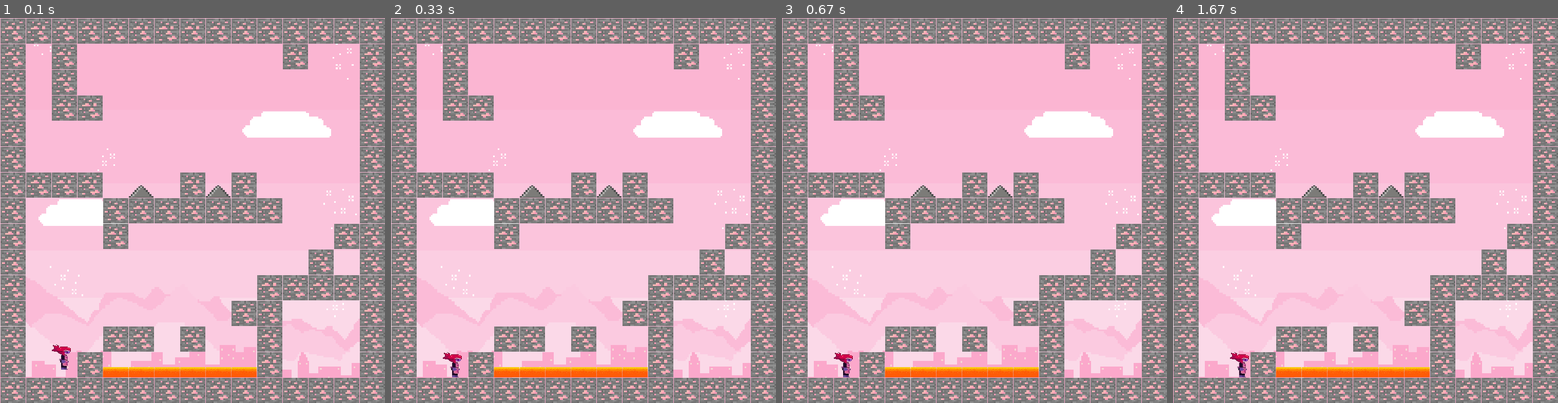
Above: before the commit, frames 1-4 (left to right).
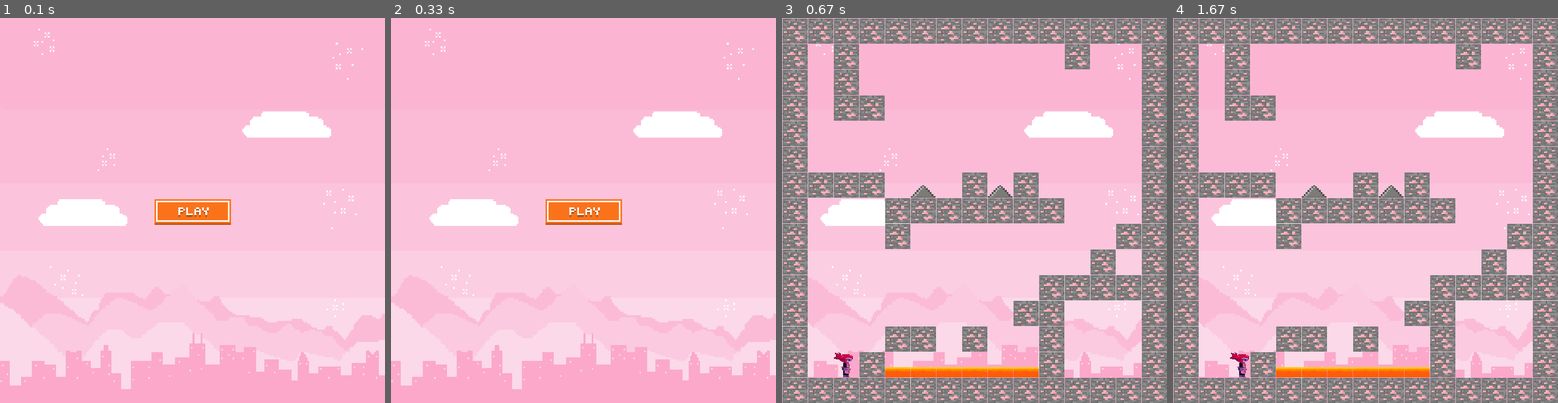
Above: after the commit, the same moments.

Repository: Julijadvbjb/Pygame-sp-le
Game: pygame game, started from main.py
Two runs of this game, one before a commit and one after it. Both use one fixed random seed, a clock stepped at 60 frames per second and the inputs below.
Inputs (mouse positions are in pixels of both pictures, inside the frame that each line leads up to):
- Up to frame 1 (0.1 s): no input
- Up to frame 2 (0.33 s): no input
- Up to frame 3 (0.67 s): press the mouse at (974, 210) at 0.37 s; move the mouse to (928, 210) at 0.47 s; release the mouse at (882, 214) at 0.6 s
- Up to frame 4 (1.67 s): hold Right 0.67-1.13 s; move the mouse to (1404, 295) at 0.7 s

The runs differ from the first frame. In frame 1, 38% of the frame differs, in the area x 0-100%, y 0-100%; in frame 2, 38%; in frame 3, nothing differs; in frame 4, nothing differs.

Commit message:
game_over, play

Diff:
--- a/main.py
+++ b/main.py
@@ -15,36 +15,29 @@
 #define game variables
 tile_size = 50
 game_over = 0
+main_menu = True
+
 
 
 #load images
 bg_img = pygame.image.load('images/pink1.webp')
 bg_img = pygame.transform.scale(bg_img, (screen_width, screen_height))
+reset_img = pygame.image.load('images/reset.png')
+reset_img = pygame.transform.scale(reset_img, (screen_width//5, screen_height//14))
+start_img = pygame.image.load('images/start.png')
+start_img = pygame.transform.scale(start_img, (screen_width//5, screen_height//14))
+
+game_over_img = pygame.image.load('images/game_over.png')
+game_over_img = pygame.transform.scale(game_over_img, (screen_width//3 , screen_height//3))
+game_over_rect = game_over_img.get_rect(center=(screen_width // 2, screen_height // 2))
+
+
 
 
 class Player():
 	def __init__(self, x, y):
-		self.images_right = []
-		self.images_left = []
-		self.index = 0
-		self.counter = 0
-		for num in range(1, 5):
-			img_right = pygame.image.load(f'images/girl{num}.png')
-			img_right = pygame.transform.scale(img_right, (40, 50))
-			img_left = pygame.transform.flip(img_right, True, False)
-			self.images_right.append(img_right)
-			self.images_left.append(img_left)
-		self.dead_image = pygame.image.load('images/dead.png')
-		self.image = self.images_right[self.index]
-		self.rect = self.image.get_rect()
-		self.rect.x = x
-		self.rect.y = y
-		self.width = self.image.get_width()
-		self.height = self.image.get_height()
-		self.vel_y = 0
-		self.jumped = False
-		self.direction = 0
-		self.high = True
+		self.reset(x, y)
+
 
 	def update(self, game_over):
 		dx = 0
@@ -130,25 +123,73 @@
 
 		#draw player onto screen
 		screen.blit(self.image, self.rect)
-
 		return game_over
 
-
+	def reset(self, x, y):
+		self.images_right = []
+		self.images_left = []
+		self.index = 0
+		self.counter = 0
+		for num in range(1, 5):
+			img_right = pygame.image.load(f'images/girl{num}.png')
+			img_right = pygame.transform.scale(img_right, (40, 50))
+			img_left = pygame.transform.flip(img_right, True, False)
+			self.images_right.append(img_right)
+			self.images_left.append(img_left)
+		self.dead_image = pygame.image.load('images/dead.png')
+		self.image = self.images_right[self.index]
+		self.rect = self.image.get_rect()
+		self.rect.x = x
+		self.rect.y = y
+		self.width = self.image.get_width()
+		self.height = self.image.get_height()
+		self.vel_y = 0
+		self.jumped = False
+		self.direction = 0
+		self.high = True
+
+
+class Button():
+	def __init__(self, x, y, image):
+		self.image = image
+		self.rect = self.image.get_rect()
+		self.rect.x = x
+		self.rect.y = y
+		self.clicked = False
+	def draw(self):
+		action = False
+
+		#get mouse position
+		pos = pygame.mouse.get_pos()
+
+		#check mouseover and clicked conditions
+		if self.rect.collidepoint(pos):
+			if pygame.mouse.get_pressed()[0] == 1 and self.clicked == False:
+				action = True
+				self.clicked = True
+
+		if pygame.mouse.get_pressed()[0] == 0:
+			self.clicked = False
+
+
+		#draw button
+		screen.blit(self.image, self.rect)
+
+		return action
 
 class World():
 	def __init__(self, data):
 		self.tile_list = []
 
 		#load images
-		dirt_img = pygame.image.load('images/block.png')
-		grass_img = pygame.image.load('images/block.png')
+		block_img = pygame.image.load('images/block.png')
 
 		row_count = 0
 		for row in data:
 			col_count = 0
 			for tile in row:
 				if tile == 1:
-					img = pygame.transform.scale(dirt_img, (tile_size, tile_size))
+					img = pygame.transform.scale(block_img, (tile_size, tile_size))
 					img_rect = img.get_rect()
 					img_rect.x = col_count * tile_size
 					img_rect.y = row_count * tile_size
@@ -211,26 +252,37 @@
 lava_group = pygame.sprite.Group()
 spike_group = pygame.sprite.Group()
 world = World(world_data)
+# buttons
+reset_btn = Button(screen_width//5+150, screen_height//5+400, reset_img)
+start_btn = Button(screen_width // 5+150, screen_height //5 +200, start_img)
 
 run = True
 while run:
-
-	clock.tick(fps)
-
-	screen.blit(bg_img, (0, 0))
-
-
-	world.draw()
-	lava_group.draw(screen)
-	spike_group.draw(screen)
-
-	game_over = player.update(game_over)
-
-
-	for event in pygame.event.get():
-		if event.type == pygame.QUIT:
-			run = False
-
-	pygame.display.update()
+    clock.tick(fps)
+
+    screen.blit(bg_img, (0, 0))
+
+    if main_menu == True:
+        if start_btn.draw():
+            main_menu = False
+    else:
+        world.draw()
+        lava_group.draw(screen)
+        spike_group.draw(screen)
+
+        game_over = player.update(game_over)
+
+        if game_over == -1:
+            game_over_rect.center = (screen_width // 2, screen_height // 2)
+            screen.blit(game_over_img, game_over_rect)
+            if reset_btn.draw():
+                player.reset(100, screen_height - 130)
+                game_over = 0
+
+    for event in pygame.event.get():
+        if event.type == pygame.QUIT:
+            run = False
+
+    pygame.display.update()
 
 pygame.quit()
Binary file added: images/game_over.png
Binary file added: images/reset.png
Binary file added: images/start.png
